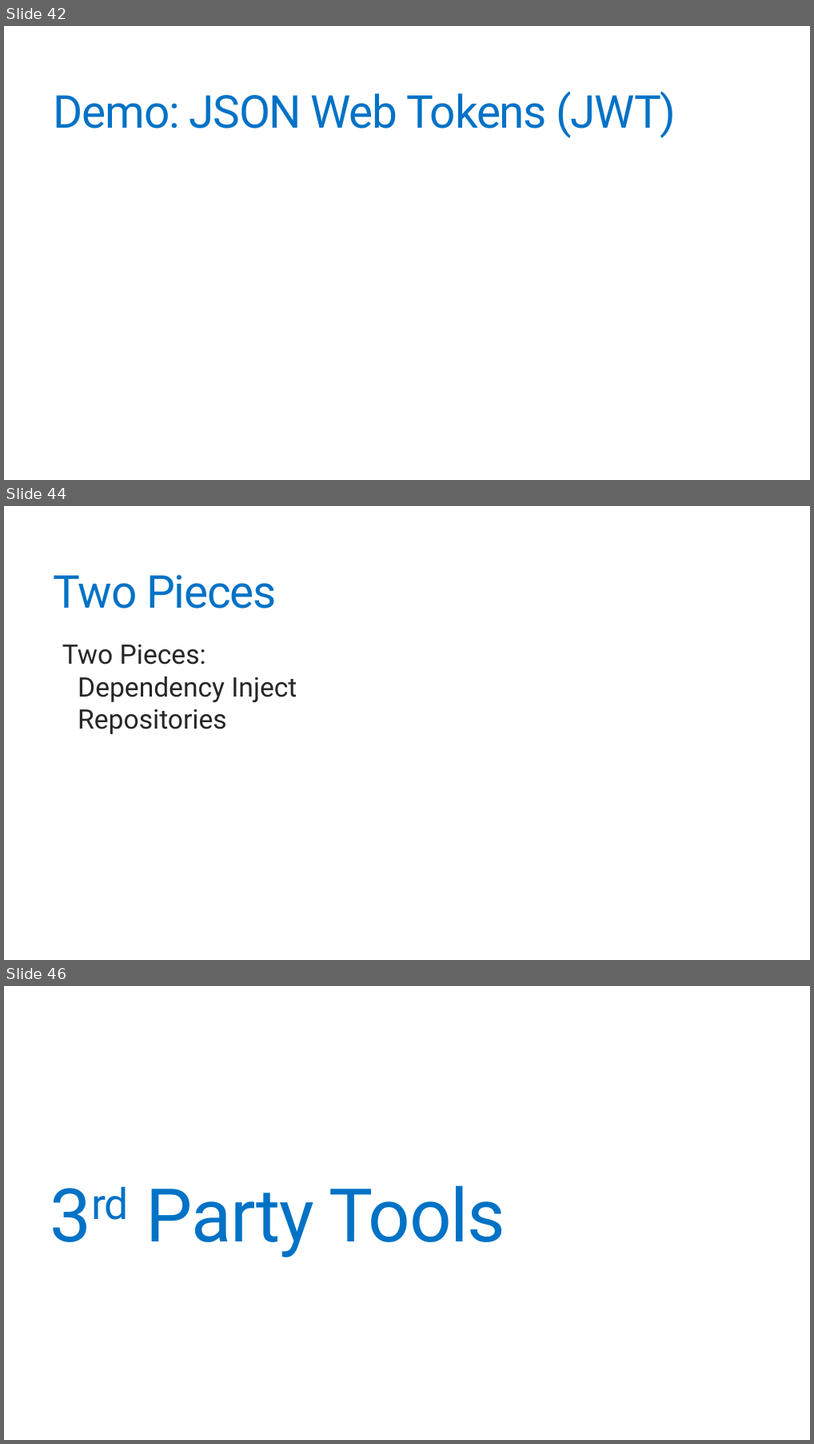
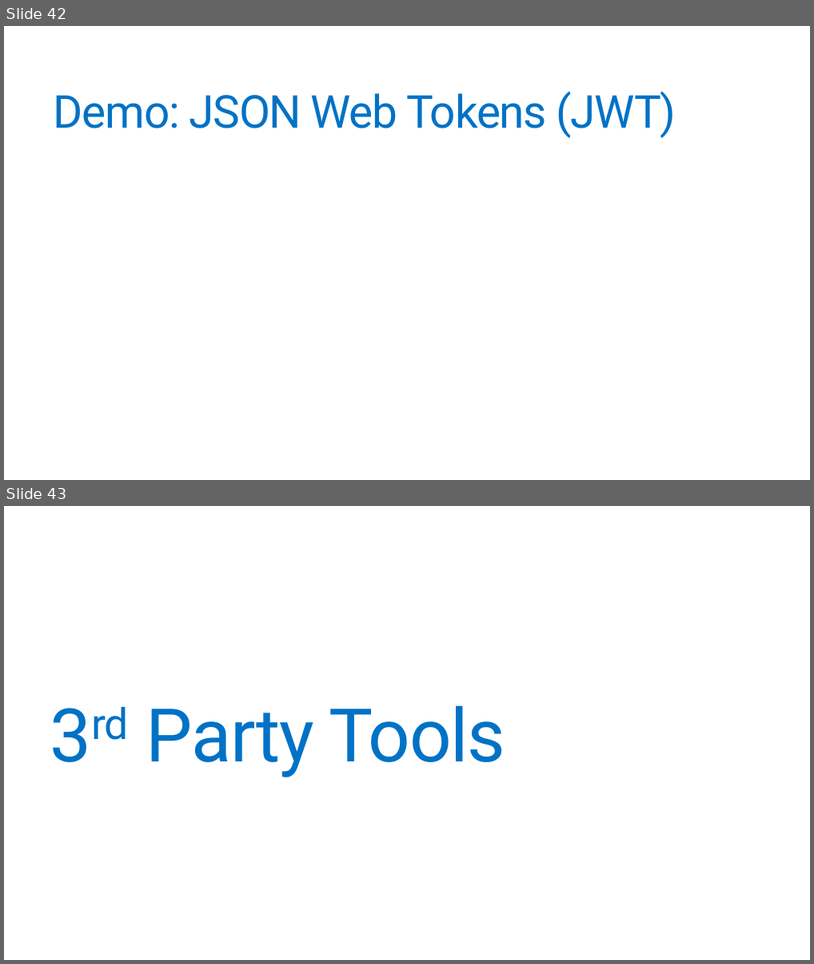
Before and after one commit to jonathantower/dotnet-apis, a slide deck: slides.pptx. Shown one above the other, each under a label of ours: slides 42, 44 and 46 before the commit, slides 42 and 43 after it; the slides between them are not shown. The pictures are 814x1444 and 814x964 pixels, drawn with LibreOffice and Linux fonts; fonts in the diff are those of the drawing. Boxes give left, top, right and bottom in pixels: in the first picture for what was removed or moved away, otherwise in the second. Text is boxed around its words. In the diff, an @@ line names an element or a change of style, - is before the commit and + after.

```diff
--- a/slides.pptx
+++ b/slides.pptx
@@ slide 44 removed at (x1=4, y1=506, x2=810, y2=960), background #FFFFFF @@
@@ title removed at (x1=54, y1=575, x2=276, y2=608) @@
-Two Pieces
@@ text removed at (x1=62, y1=644, x2=297, y2=734) @@
-  Two Pieces:
-    Dependency Inject
-    Repositories
@@ what was slide 46 is now slide 43 @@
```
Also in this commit, not shown: 8 slides changed, 7 slides added, 9 other slides removed.
